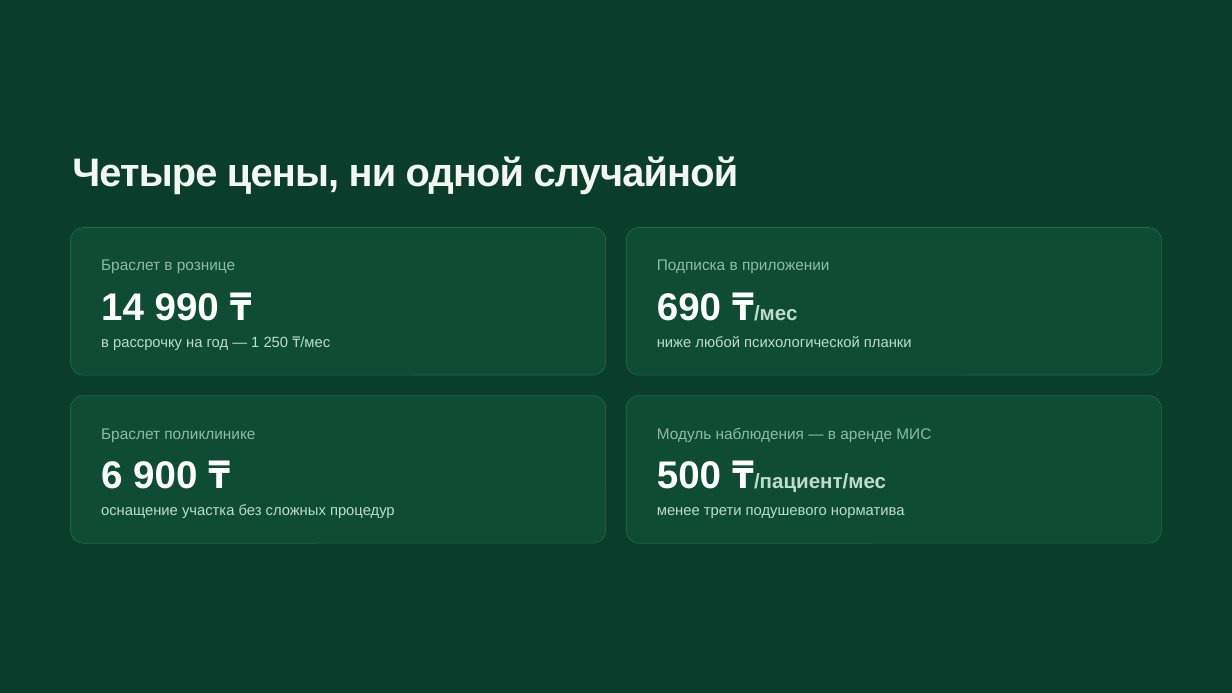
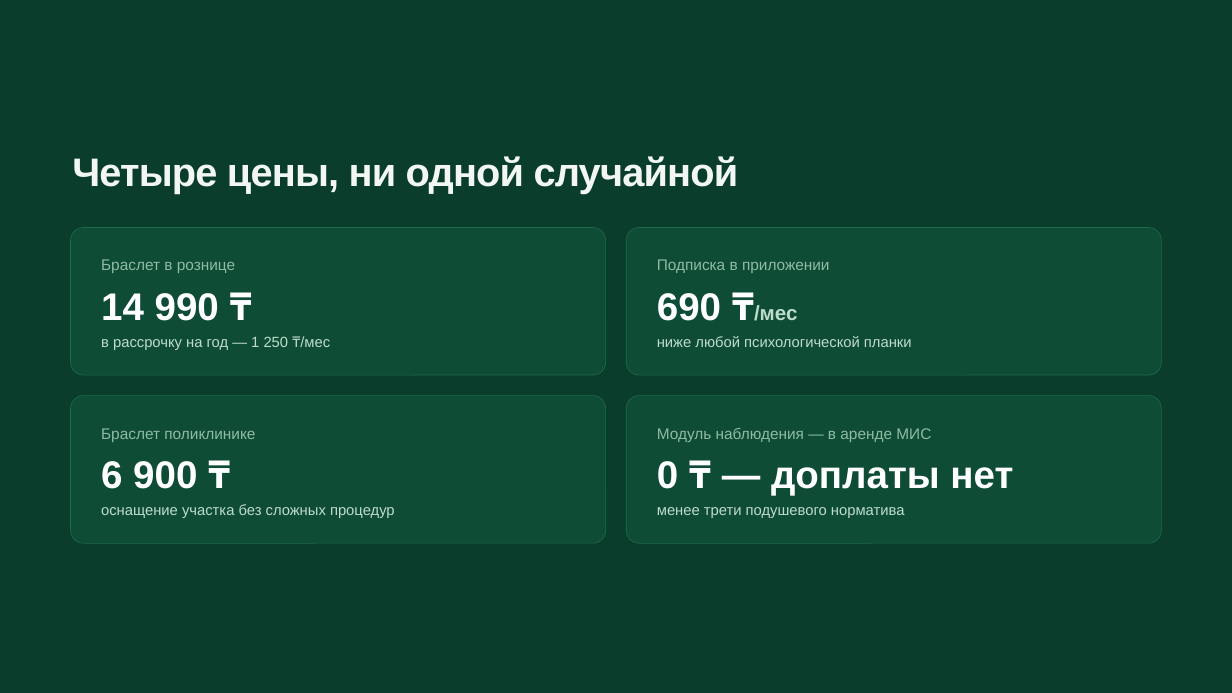
Before and after one commit to Beibute/damumed-band, a slide deck: slide 6 of files/damumed-band-prezentaciya.pptx. Drawn at 1232x693 pixels with LibreOffice and Linux fonts; fonts in the diff are those of the drawing. Boxes give left, top, right and bottom in pixels: in the first picture for what was removed or moved away, otherwise in the second. Text is boxed around its words. In the diff, an @@ line names an element or a change of style, - is before the commit and + after.

Commit message:
Презентация: модуль 0 ₸ на слайде цен

```diff
--- a/files/damumed-band-prezentaciya.pptx
+++ b/files/damumed-band-prezentaciya.pptx
@@ text at bbox=[657, 461, 1013, 496]: text changed; size 24 to 45 pt; text colour #BEDCCB to #FFFFFF @@
-500 ₸/пациент/мес
+0 ₸ — доплаты нет
```
